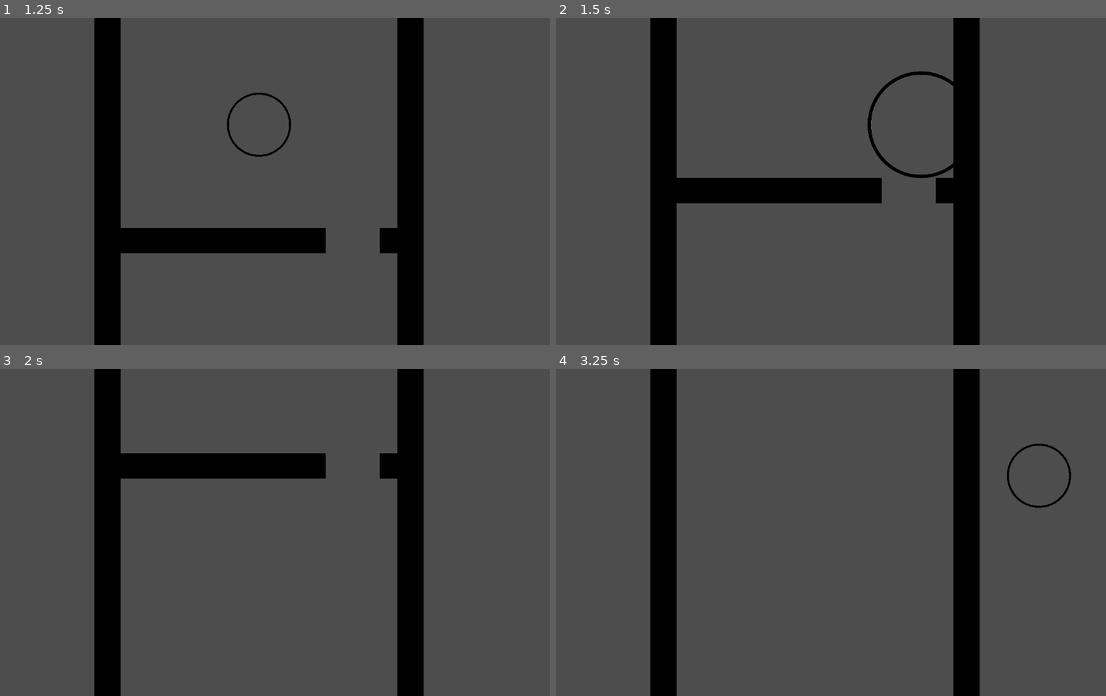
Above: before the commit, frames 1-4 (two rows, left to right).
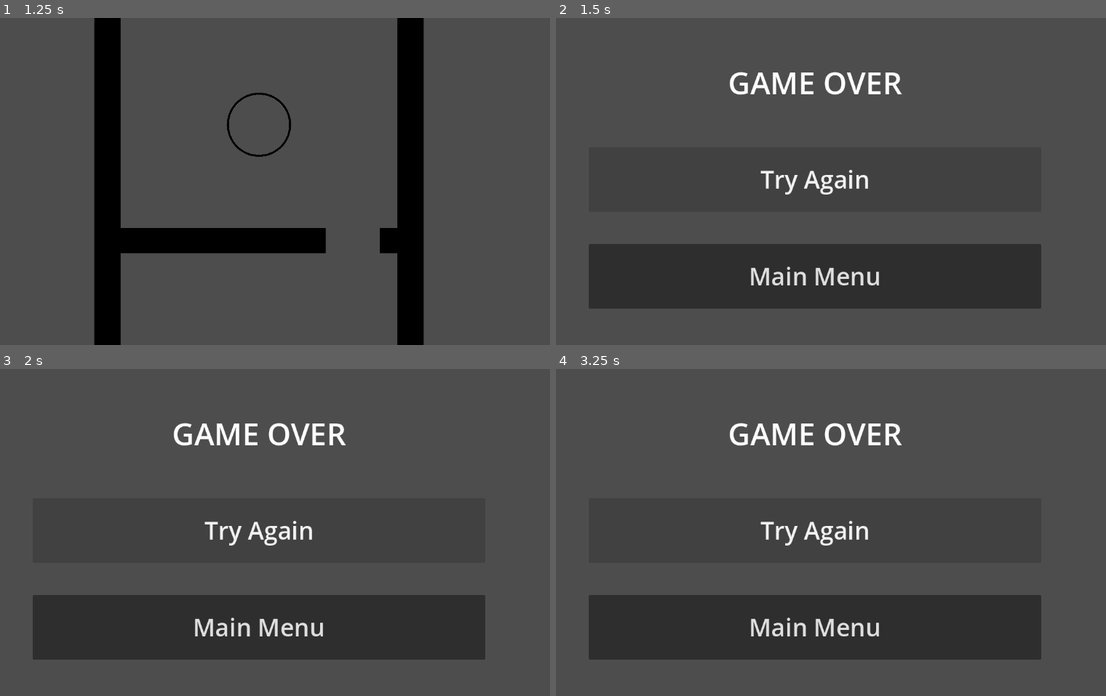
Above: after the commit, the same moments.

Repository: kylietmo/gmtk-2024-game
Game: Godot game, scene res://menus/start_screen/start_screen.tscn
Two runs of this game, one before a commit and one after it. Both use one fixed random seed, a clock stepped at 60 frames per second and the inputs below. Sound files missing from this copy of the repository are replaced by a short silence.
Inputs (mouse positions are in pixels of both pictures, inside the frame that each line leads up to):
- Up to frame 1 (1.25 s): click "Start" at 0.5 s
- Up to frame 2 (1.5 s): hold D (right) from 1.28 s (still down); tap 3 (size_large) at 1.35 s
- Up to frame 3 (2 s): keep holding D (right)
- Up to frame 4 (3.25 s): release D (right) at 2 s; click (814, 529) at 2 s, where only the run after the commit has a clickable "Try Again"; hold A (left) from 2.78 s (still down); tap 2 (size_medium) at 2.85 s

Frame 1 is identical in both runs. In frame 2, 29% of the frame differs, in the area x 5-89%, y 0-100%; in frame 3, 28%; in frame 4, 26%.

Commit message:
chore: re-enable death

Diff:
--- a/src/entities/player/player.gd
+++ b/src/entities/player/player.gd
@@ -51,5 +51,4 @@
 	move_and_slide()
 
 func _on_area_2d_body_entered(body: Node2D) -> void:
-	#get_tree().change_scene_to_file("res://menus/game_over_screen/game_over_screen.tscn")
-	pass
+	get_tree().change_scene_to_file("res://menus/game_over_screen/game_over_screen.tscn")
